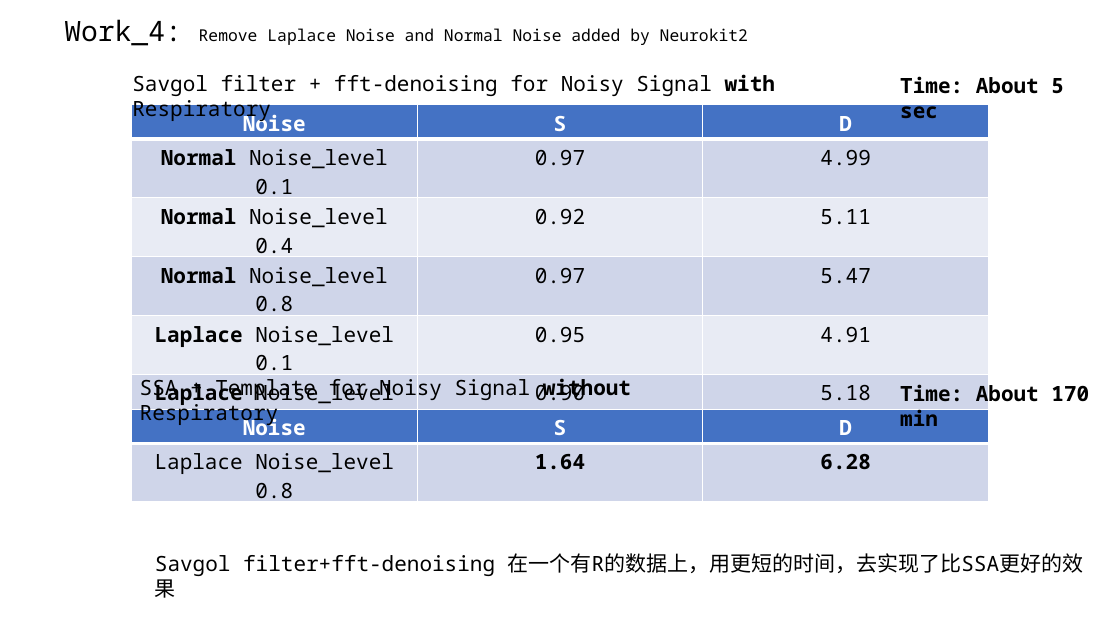
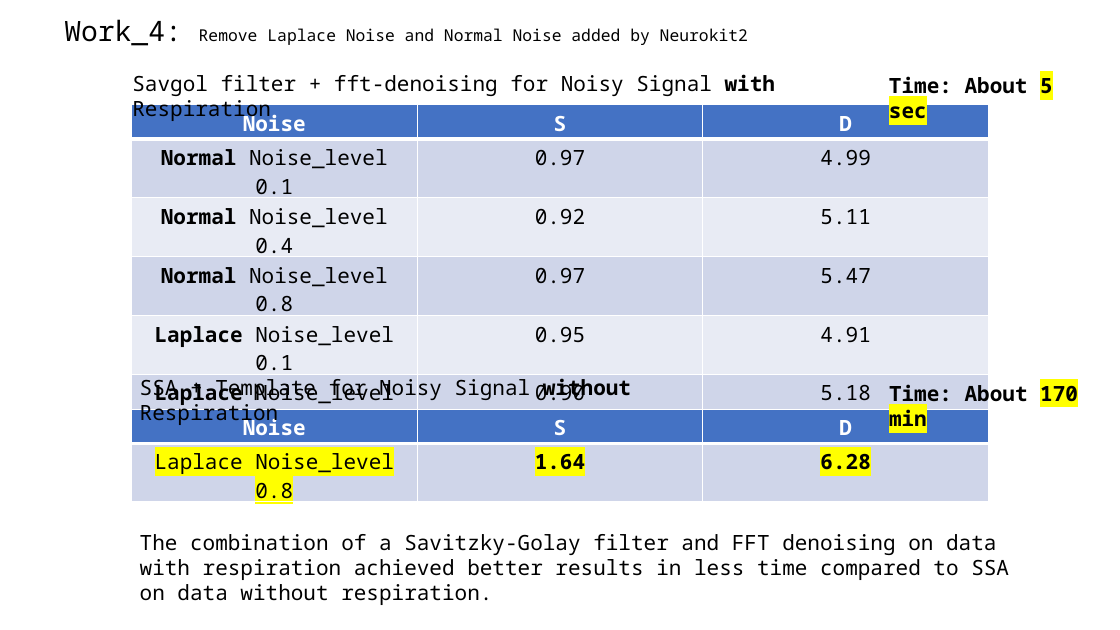
Before and after one commit to A-Big-Tortoise/Presentation, a slide deck: slide 17 of Presentation_911_JiayuChen.pptx (slide 16 before the commit). Drawn at 1120x630 pixels with LibreOffice and Linux fonts; fonts in the diff are those of the drawing. Boxes give left, top, right and bottom in pixels: in the first picture for what was removed or moved away, otherwise in the second. Text is boxed around its words. In the diff, an @@ line names an element or a change of style, - is before the commit and + after.

```diff
--- a/Presentation_911_JiayuChen.pptx
+++ b/Presentation_911_JiayuChen.pptx
@@ text at [132, 74, 775, 123]: text changed @@
-Savgol filter + fft-denoising for Noisy Signal with Respiratory
+Savgol filter + fft-denoising for Noisy Signal with Respiration
@@ text "Time: About 5 sec": place and size @@
-text "Time: About 5 sec" at [900, 76, 1064, 118]
+text "Time: About 5 sec" at [889, 76, 1053, 119]
@@ text "Time: About 5 sec" at [889, 76, 1053, 119]: highlight none to #FFFF00 in "5 sec" @@
@@ table at [131, 105, 988, 509] @@
@@ highlight none to #FFFF00 in "Laplace Noise_level 0.8", "1.15", "6.11" @@
@@ text at [140, 375, 631, 427]: text changed @@
-SSA + Template for Noisy Signal without Respiratory
+SSA + Template for Noisy Signal without Respiration
@@ text "Time: About 170 min": place and size @@
-text "Time: About 170 min" at [900, 381, 1089, 426]
+text "Time: About 170 min" at [889, 381, 1078, 426]
@@ text "Time: About 170 min" at [889, 381, 1078, 426]: highlight none to #FFFF00 in "170 min" @@
@@ table at [131, 409, 988, 499] @@
@@ highlight none to #FFFF00 in "Laplace Noise_level 0.8", "1.64", "6.28" @@
@@ text added at [140, 534, 1009, 605], 18 pt, text #000000 @@
+The combination of a Savitzky-Golay filter and FFT denoising on data with respiration achieved better results in less time compared to SSA on data without respiration.
@@ text removed at [155, 553, 1083, 576] @@
-Savgol filter+fft-denoising 在一个有R的数据上，用更短的时间，去实现了比SSA更好的效果
```
Also in this commit, not shown: 8 other slides changed, 4 slides added, 3 slides removed.
